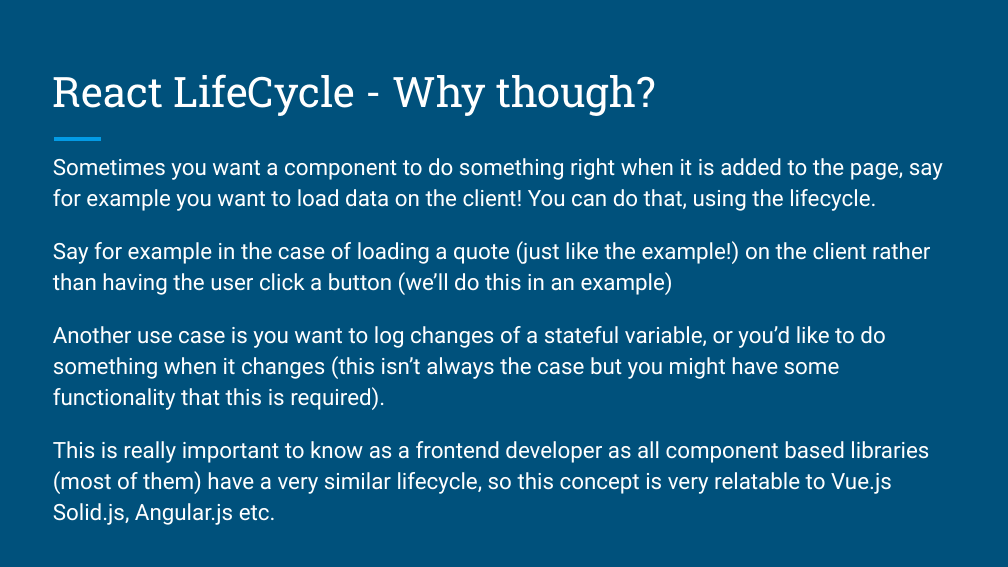
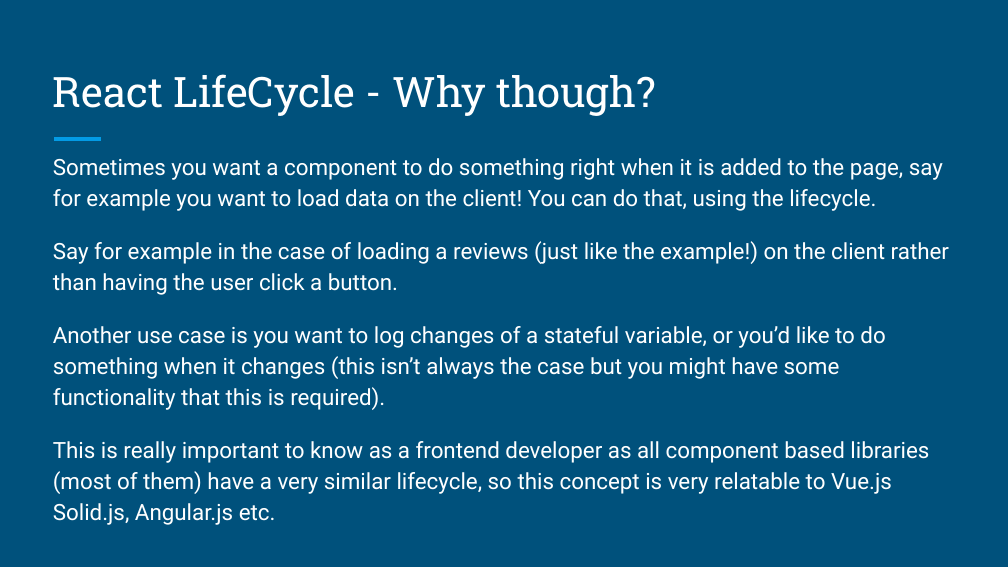
Before and after one commit to dmit-2008/DMIT2008-OE01-Fall-2026, a slide deck: slide 6 of docs/slides/DMIT2008-Week8-Day1-component-lifecycle-new.pptx. Drawn at 1008x567 pixels with LibreOffice and Linux fonts; fonts in the diff are those of the drawing. Boxes give left, top, right and bottom in pixels: in the first picture for what was removed or moved away, otherwise in the second. Text is boxed around its words. In the diff, an @@ line names an element or a change of style, - is before the commit and + after.

```diff
--- a/docs/slides/DMIT2008-Week8-Day1-component-lifecycle-new.pptx
+++ b/docs/slides/DMIT2008-Week8-Day1-component-lifecycle-new.pptx
@@ text at <box>53,241,949,295</box>: text changed @@
-Say for example in the case of loading a quote (just like the example!) on the client rather than having the user click a button (we’ll do this in an example)
+Say for example in the case of loading a reviews (just like the example!) on the client rather than having the user click a button.
```
Also in this commit, not shown: 1 other slide changed, 1 other file.
